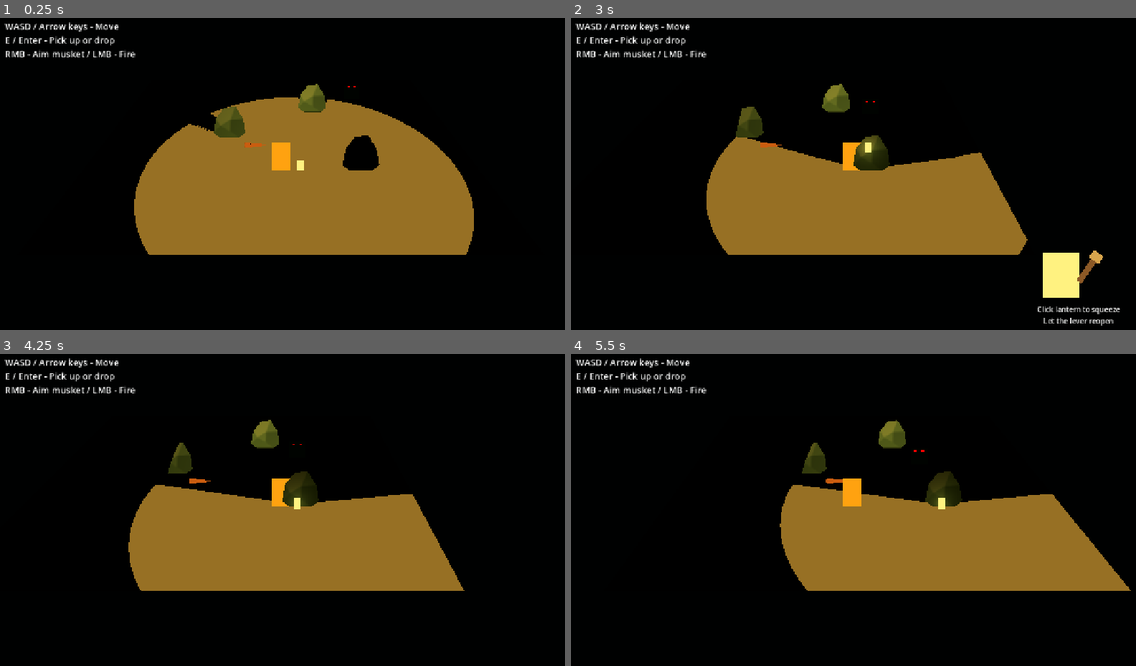
Above: before the commit, frames 1-4 (two rows, left to right).
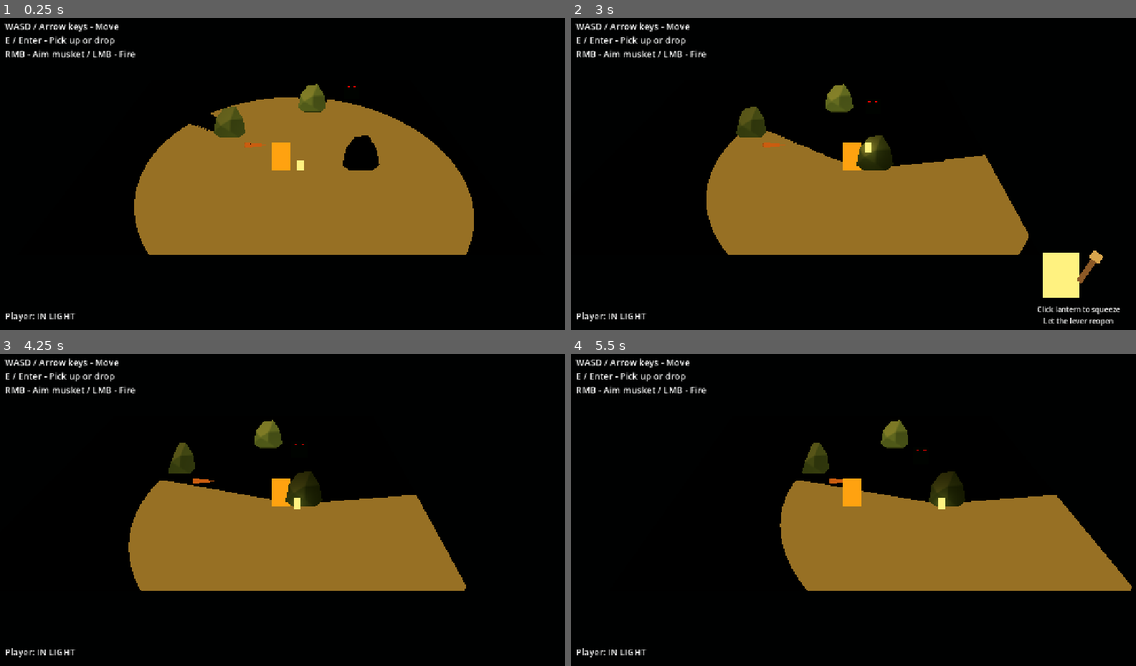
Above: after the commit, the same moments.

Repository: martindzejky/ld60
Game: Godot game, scene res://scenes/main.tscn
Two runs of this game, one before a commit and one after it. Both use one fixed random seed, a clock stepped at 60 frames per second and the inputs below.
Inputs (mouse positions are in pixels of both pictures, inside the frame that each line leads up to):
- Up to frame 1 (0.25 s): no input
- Up to frame 2 (3 s): tap Enter at 0.5 s; move the mouse to (977, 155) at 0.52 s; hold D (move_right) 0.53-1.25 s; hold Shift (dash) 0.53-1.25 s; click (977, 155) at 0.67 s; click "Click lantern to squeeze Let …" at 1.25 s; drag from (734, 186) to (825, 236) at 2.02 s; tap Space at 2.75 s; move the mouse to (910, 102) at 2.77 s; hold D (move_right) from 2.78 s (still down); hold Shift (dash) from 2.78 s (still down); click (910, 102) at 2.92 s
- Up to frame 3 (4.25 s): release D (move_right) at 3.5 s; release Shift (dash) at 3.5 s; tap Enter at 3.5 s; drag from (254, 572) to (107, 460) at 3.52 s
- Up to frame 4 (5.5 s): tap Space at 4.25 s; move the mouse to (1023, 556) at 4.27 s; hold A (move_left) 4.28-5 s; hold R (ignite_musket) 4.28-5 s; click (1023, 556) at 4.42 s; tap Shift (dash) at 4.55 s; tap Enter at 5 s; drag from (678, 460) to (768, 428) at 5.02 s

The runs differ from the first frame. In frame 1, 0.1% of the frame differs, in the area x 1-14%, y 94-98%; in frame 2, 1.1%, in the area x 1-81%, y 21-98%; in frame 3, 0.9%; in frame 4, 0.9%.

Commit message:
Player light state and version 0.2

Diff:
--- a/objects/player.tscn
+++ b/objects/player.tscn
@@ -1,12 +1,21 @@
 [gd_scene format=3 uid="uid://w6mjmcbcb6d"]
 
 [ext_resource type="Script" uid="uid://cwsar4g8vkhkt" path="res://scripts/player.gd" id="1"]
-[ext_resource type="Script" path="res://scripts/camera_facing.gd" id="2"]
-[ext_resource type="Shader" path="res://shaders/player_lighting.gdshader" id="3"]
+[ext_resource type="Script" uid="uid://dp4r0732t61ar" path="res://scripts/camera_facing.gd" id="2"]
+[ext_resource type="Shader" uid="uid://owwq0vhtovdm" path="res://shaders/player_lighting.gdshader" id="3"]
+[ext_resource type="PackedScene" path="res://objects/light_sensor.tscn" id="4"]
 
 [sub_resource type="CapsuleShape3D" id="shape"]
-radius = 0.3
+radius = 0.475
 height = 1.2
+
+[sub_resource type="Gradient" id="aim_color"]
+colors = PackedColorArray(1, 0.9, 0.6, 0.6, 1, 0.9, 0.6, 0.6)
+
+[sub_resource type="GradientTexture2D" id="aim_texture"]
+gradient = SubResource("aim_color")
+width = 1
+height = 1
 
 [sub_resource type="Gradient" id="color"]
 colors = PackedColorArray(1, 0.65, 0.22, 1, 1, 0.65, 0.22, 1)
@@ -16,18 +25,11 @@
 height = 96
 
 [sub_resource type="ShaderMaterial" id="material"]
+render_priority = 0
 shader = ExtResource("3")
 shader_parameter/sprite_texture = SubResource("texture")
 
-[sub_resource type="Gradient" id="aim_color"]
-colors = PackedColorArray(1, 0.9, 0.6, 0.6, 1, 0.9, 0.6, 0.6)
-
-[sub_resource type="GradientTexture2D" id="aim_texture"]
-gradient = SubResource("aim_color")
-width = 1
-height = 1
-
-[node name="player" type="CharacterBody3D" unique_id=1376385991 node_paths=PackedStringArray("flip", "lantern_slot", "drop_slot", "musket_back_slot", "musket_front_slot", "musket_aim_slot", "aim_line")]
+[node name="player" type="CharacterBody3D" unique_id=1376385991 node_paths=PackedStringArray("flip", "lantern_slot", "drop_slot", "musket_back_slot", "musket_front_slot", "musket_aim_slot", "aim_line", "light_sensor")]
 motion_mode = 1
 script = ExtResource("1")
 flip = NodePath("visuals/flip")
@@ -37,29 +39,26 @@
 musket_front_slot = NodePath("visuals/flip/musket_front_slot")
 musket_aim_slot = NodePath("visuals/flip/musket_aim_slot")
 aim_line = NodePath("aim_line")
-dash_speed = 14.0
-dash_duration = 0.18
-dash_recovery = 0.5
-dash_cooldown = 4.0
+light_sensor = NodePath("light_sensor")
 
 [node name="shape" type="CollisionShape3D" parent="." unique_id=2138894733]
 transform = Transform3D(1, 0, 0, 0, 1, 0, 0, 0, 1, 0, 0.6, 0)
 shape = SubResource("shape")
 
-[node name="aim_line" type="Sprite3D" parent="."]
+[node name="aim_line" type="Sprite3D" parent="." unique_id=1582788661]
 visible = false
 cast_shadow = 0
 pixel_size = 1.0
 texture = SubResource("aim_texture")
 
-[node name="visuals" type="Node3D" parent="."]
+[node name="visuals" type="Node3D" parent="." unique_id=1961632350]
 script = ExtResource("2")
 
-[node name="flip" type="Node3D" parent="visuals"]
+[node name="flip" type="Node3D" parent="visuals" unique_id=606544514]
 
 [node name="sprite" type="Sprite3D" parent="visuals/flip" unique_id=1425917564]
+material_override = SubResource("material")
 cast_shadow = 0
-material_override = SubResource("material")
 offset = Vector2(0, 48)
 pixel_size = 0.015
 alpha_cut = 1
@@ -68,14 +67,18 @@
 [node name="lantern_slot" type="Marker3D" parent="visuals/flip" unique_id=440290762]
 transform = Transform3D(1, 0, 0, 0, 1, 0, 0, 0, 1, 0.81327057, 0.88996845, 0.15)
 
+[node name="musket_back_slot" type="Marker3D" parent="visuals/flip" unique_id=1333341864]
+transform = Transform3D(1, 0, 0, 0, 1, 0, 0, 0, 1, -0.35, 0.35, -0.1)
+
+[node name="musket_aim_slot" type="Marker3D" parent="visuals/flip" unique_id=865572494]
+transform = Transform3D(1, 0, 0, 0, 1, 0, 0, 0, 1, 0.25, 0.7, 0.1)
+
+[node name="musket_front_slot" type="Marker3D" parent="visuals/flip" unique_id=2110624294]
+transform = Transform3D(1, 0, 0, 0, 1, 0, 0, 0, 1, 0.1, 0.55, 0.15)
+
 [node name="drop_slot" type="Marker3D" parent="." unique_id=207987825]
 transform = Transform3D(1, 0, 0, 0, 1, 0, 0, 0, 1, 0.813, 0, 0.15)
 
-[node name="musket_back_slot" type="Marker3D" parent="visuals/flip"]
-position = Vector3(-0.35, 0.35, -0.1)
+[node name="light_sensor" parent="." instance=ExtResource("4")]
 
-[node name="musket_aim_slot" type="Marker3D" parent="visuals/flip"]
-position = Vector3(0.25, 0.7, 0.1)
-
-[node name="musket_front_slot" type="Marker3D" parent="visuals/flip"]
-position = Vector3(0.1, 0.55, 0.15)
+[connection signal="light_changed" from="light_sensor" to="." method="_on_light_sensor_light_changed"]
--- a/project.godot
+++ b/project.godot
@@ -12,7 +12,7 @@
 
 config/name="Ludum Dare #60"
 config/description="Ludum Dare #60"
-config/version="0.1"
+config/version="0.2"
 run/main_scene="res://scenes/main.tscn"
 config/features=PackedStringArray("4.7", "GL Compatibility")
 
--- a/scenes/main.tscn
+++ b/scenes/main.tscn
@@ -10,6 +10,7 @@
 [ext_resource type="Script" path="res://scripts/musket_ui.gd" id="7"]
 [ext_resource type="Script" path="res://scripts/effects_warmup.gd" id="8"]
 [ext_resource type="PackedScene" path="res://objects/enemy.tscn" id="9"]
+[ext_resource type="Script" path="res://scripts/player_light_debug.gd" id="10"]
 
 [sub_resource type="Environment" id="environment"]
 background_mode = 1
@@ -69,6 +70,7 @@
 [node name="camera" type="Camera3D" parent="player" unique_id=1545861327]
 transform = Transform3D(1, 0, 0, 0, 0.76604444, 0.6427876, 0, -0.6427876, 0.76604444, 0, 10, 12)
 current = true
+cull_mask = 1
 fov = 55.0
 
 [node name="lantern" parent="." unique_id=1329808312 instance=ExtResource("3")]
@@ -90,6 +92,20 @@
 text = "WASD / Arrow keys - Move
 E / Enter - Pick up or drop
 RMB - Aim musket / LMB - Fire"
+
+[node name="player_light_debug" type="Label" parent="hud" node_paths=PackedStringArray("player")]
+anchors_preset = 2
+anchor_top = 1.0
+anchor_bottom = 1.0
+offset_left = 24.0
+offset_top = -50.0
+offset_right = 320.0
+offset_bottom = -24.0
+grow_vertical = 0
+mouse_filter = 2
+theme_override_font_sizes/font_size = 20
+script = ExtResource("10")
+player = NodePath("../../player")
 
 [node name="lantern" type="Button" parent="hud" unique_id=1705136529 node_paths=PackedStringArray("lantern", "lever")]
 visible = false
--- a/scripts/player.gd
+++ b/scripts/player.gd
@@ -2,6 +2,7 @@
 extends CharacterBody3D
 
 signal died
+signal light_changed(lit: bool)
 
 @export var flip: Node3D
 @export var musket: Musket
@@ -12,6 +13,7 @@
 @export var musket_front_slot: Marker3D
 @export var musket_aim_slot: Marker3D
 @export var aim_line: Sprite3D
+@export var light_sensor: LightSensor
 @export var aim_height: float = 0.7
 @export var pickup_radius: float = 1.5
 @export var speed: float = 4.0
@@ -22,6 +24,9 @@
 @export var ramrod_drag_distance: float = 150.0
 
 var is_dead: bool = false
+var is_lit: bool:
+  get:
+    return light_sensor.is_lit
 var _last_direction: Vector2 = Vector2.DOWN
 var _dash_direction: Vector2 = Vector2.DOWN
 var _dash_timer: Timer = Timer.new()
@@ -87,6 +92,10 @@
   get_viewport().set_input_as_handled()
 
 
+func _on_light_sensor_light_changed(lit: bool) -> void:
+  light_changed.emit(lit)
+
+
 func _on_lantern_pressed() -> void:
   if not is_dead and lantern.is_carried:
     lantern.charge()
--- /dev/null
+++ b/scripts/player_light_debug.gd
@@ -0,0 +1,12 @@
+extends Label
+
+@export var player: Player
+
+
+func _ready() -> void:
+  player.light_changed.connect(_on_light_changed)
+  _on_light_changed(player.is_lit)
+
+
+func _on_light_changed(lit: bool) -> void:
+  text = 'Player: IN LIGHT' if lit else 'Player: IN DARKNESS'
Not shown, added: scripts/player_light_debug.gd.uid
